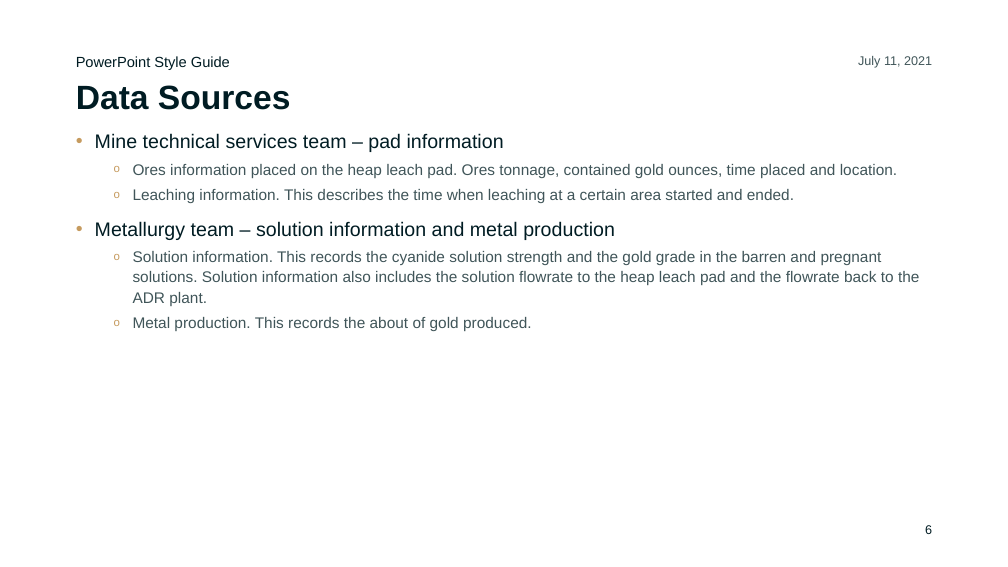
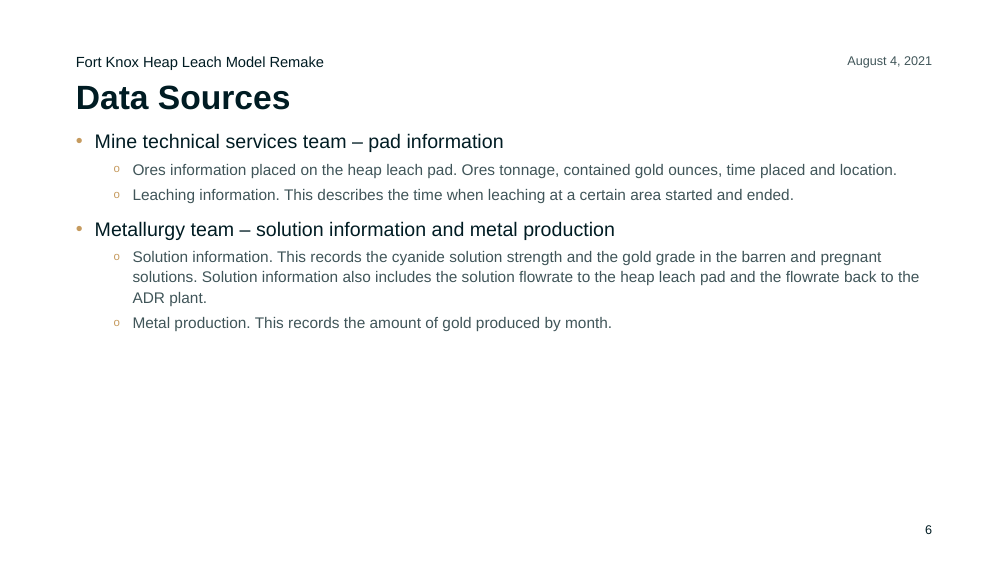
Before and after one commit to ChiefMetDing/FK_HL_Model_Remake, a slide deck: slide 6 of FK_HL_Model_Remake.pptx. Drawn at 1008x567 pixels with LibreOffice and Linux fonts; fonts in the diff are those of the drawing; background and template pictures are left out. Boxes give left, top, right and bottom in pixels: in the first picture for what was removed or moved away, otherwise in the second. Text is boxed around its words. In the diff, an @@ line names an element or a change of style, - is before the commit and + after.

Commit message:
small change on .ppt

```diff
--- a/FK_HL_Model_Remake.pptx
+++ b/FK_HL_Model_Remake.pptx
@@ text at [76,56,324,70]: text changed @@
-PowerPoint Style Guide
+Fort Knox Heap Leach Model Remake
@@ text at [847,56,932,68]: text changed @@
-July 11, 2021
+August 4, 2021
@@ text at [133,317,612,331]: text changed @@
-  o Metal production. This records the about of gold produced.
+  o Metal production. This records the amount of gold produced by month.
```
Also in this commit, not shown: 4 other slides changed, 3 slides added, 1 other file.
